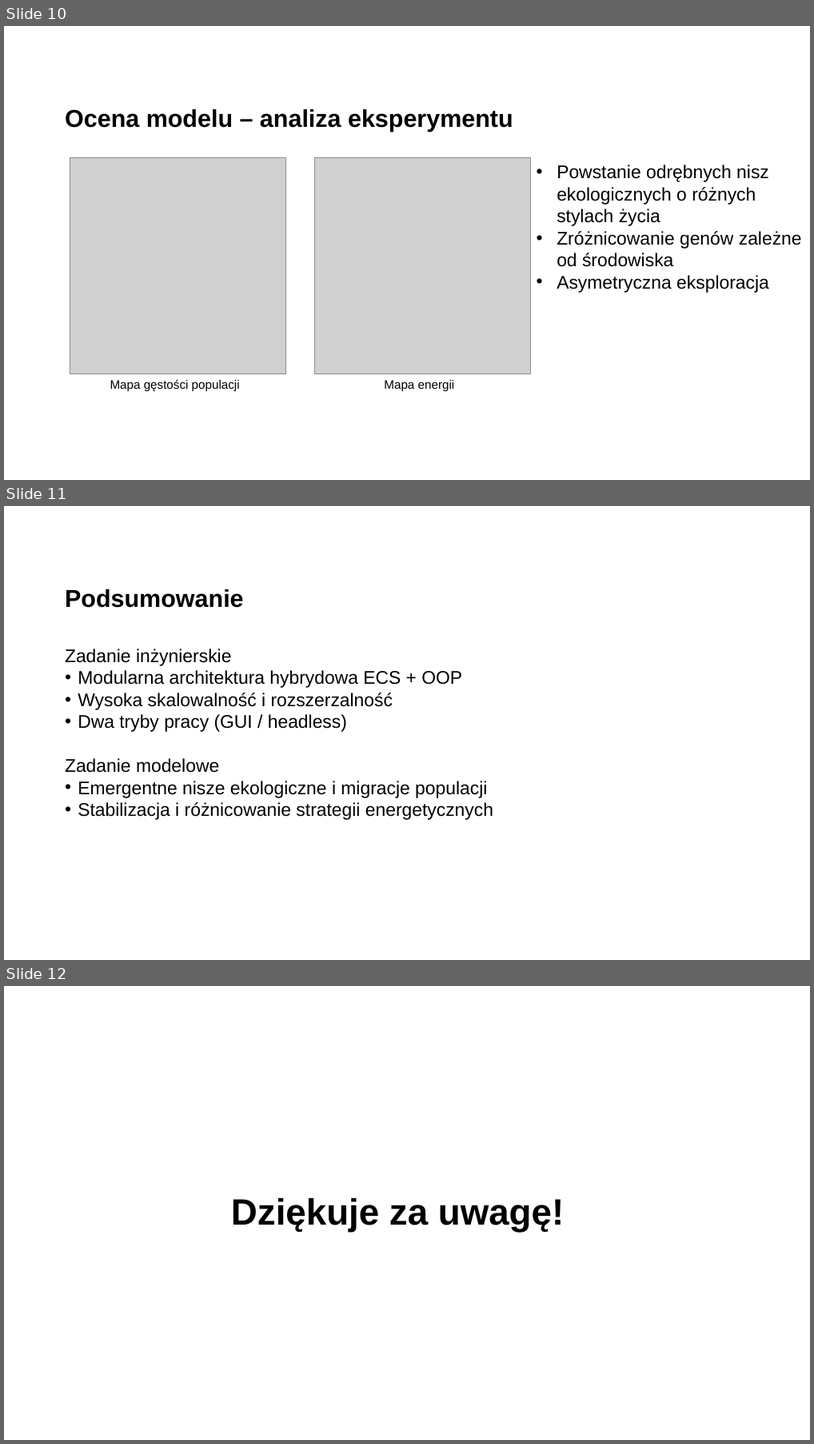
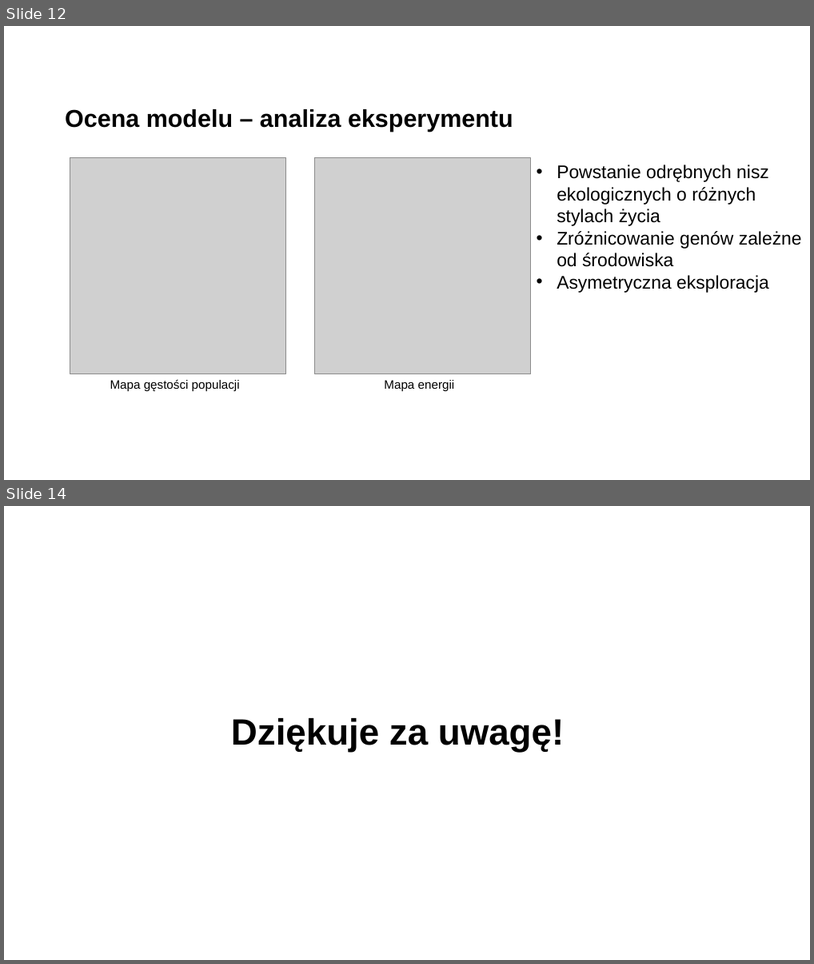
Before and after one commit to Filip-Rak/ecosystem-cc-results, a slide deck: docs/presentation.ppt. Shown one above the other, each under a label of ours: slides 10, 11 and 12 before the commit, slides 12 and 14 after it; the slides between them are not shown. The pictures are 814x1444 and 814x964 pixels, drawn with LibreOffice and Linux fonts; fonts in the diff are those of the drawing; grey boxes stand for pictures; background and template pictures are left out. Boxes give left, top, right and bottom in pixels: in the first picture for what was removed or moved away, otherwise in the second. Text is boxed around its words. In the diff, an @@ line names an element or a change of style, - is before the commit and + after.

```diff
--- a/docs/presentation.ppt
+++ b/docs/presentation.ppt
@@ slide 11 removed at bbox=[4, 506, 810, 960], background picture (left out) @@
@@ title removed at bbox=[65, 589, 244, 608] @@
-Podsumowanie
@@ text removed at bbox=[65, 648, 494, 820] @@
-Zadanie inżynierskie
-• Modularna architektura hybrydowa ECS + OOP
-• Wysoka skalowalność i rozszerzalność
-• Dwa tryby pracy (GUI / headless)
-Zadanie modelowe
-• Emergentne nisze ekologiczne i migracje populacji
-• Stabilizacja i różnicowanie strategii energetycznych
@@ what was slide 10 is now slide 12 @@
@@ what was slide 12 is now slide 14 @@
```
Also in this commit, not shown: 1 slide changed, 5 slides added, 35 other files.
